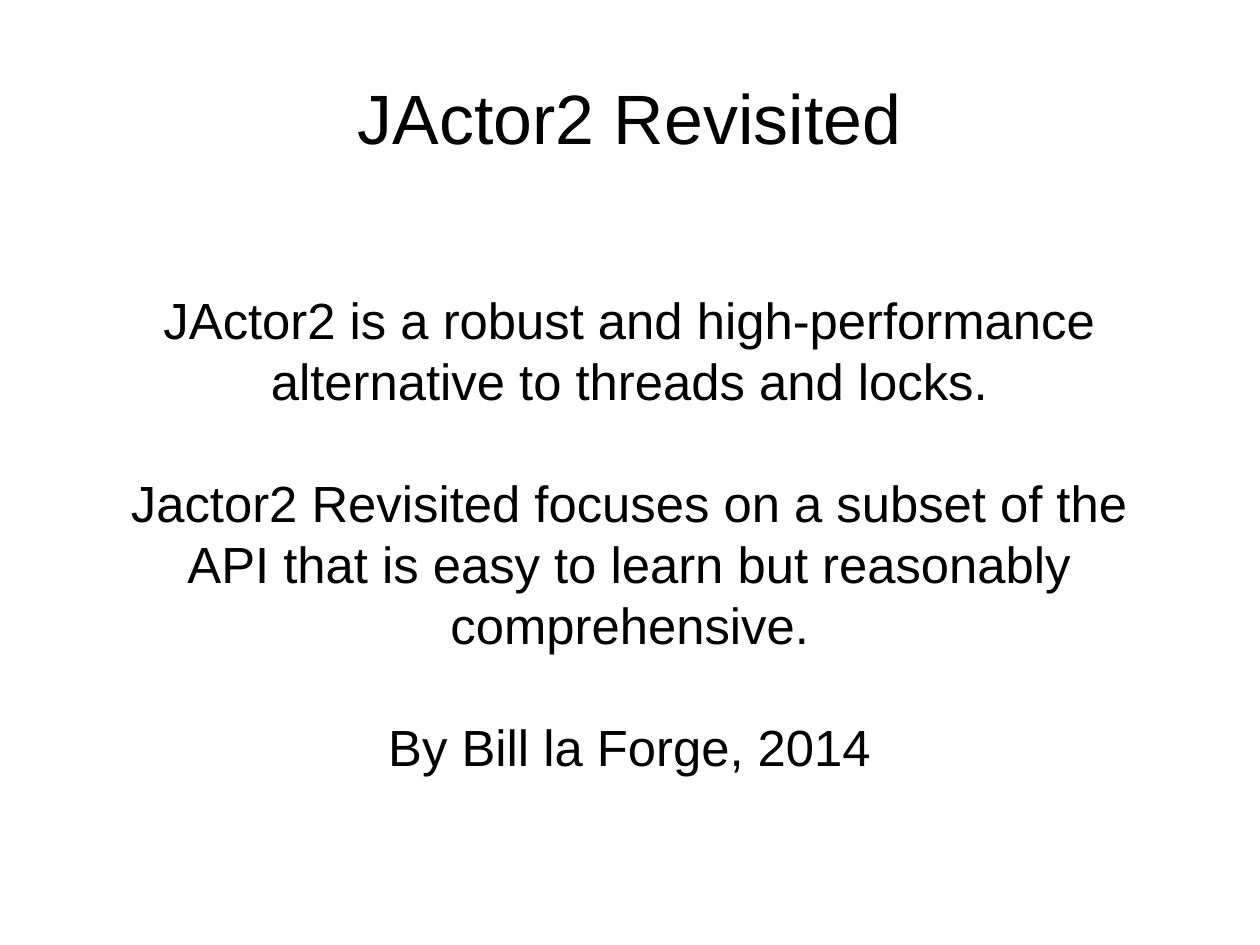
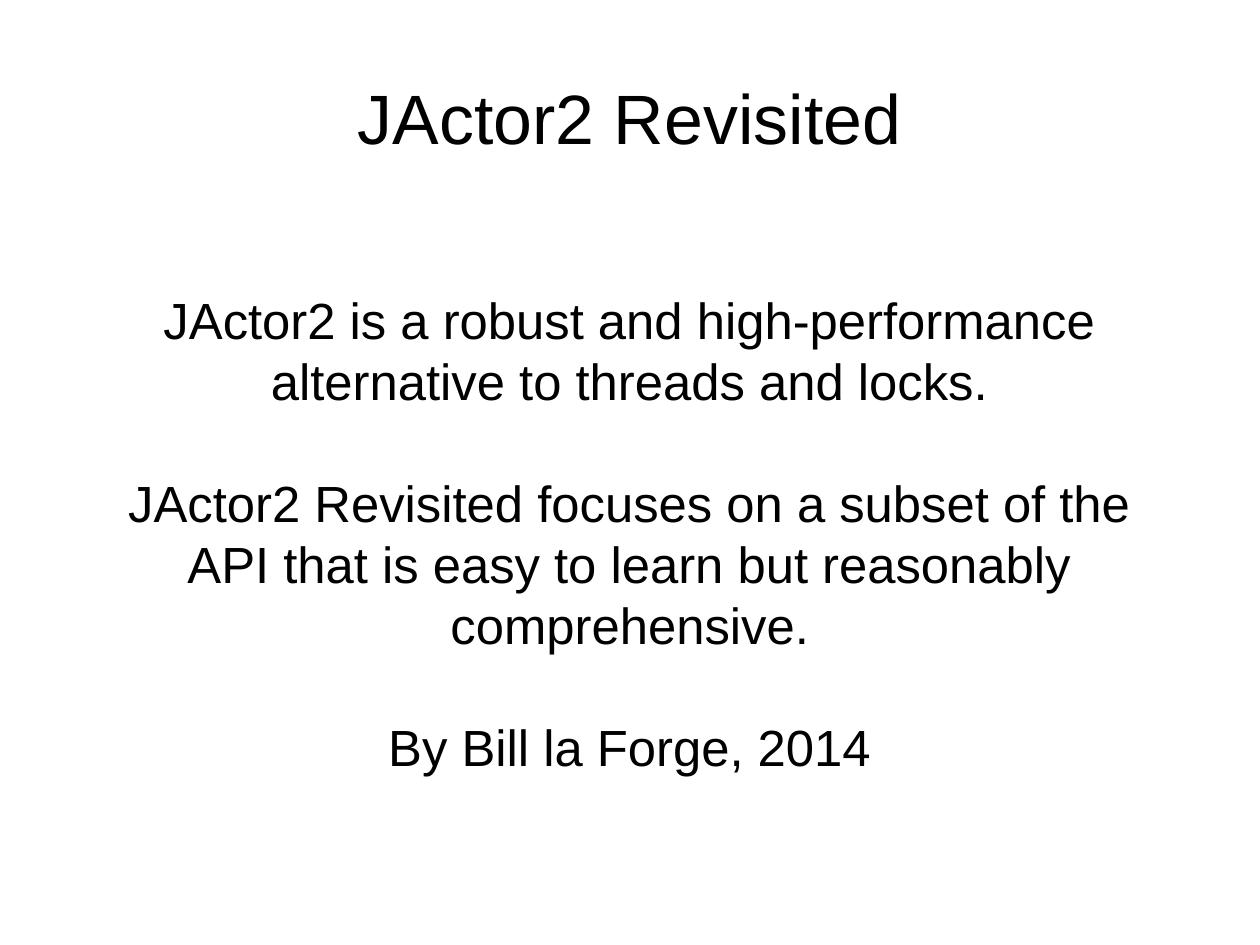
Before and after one commit to laforge49/JActor2, a slide deck: slide 1 of docs/JActor2Revisited.odp. Drawn at 1260x945 pixels with LibreOffice and Linux fonts; fonts in the diff are those of the drawing. Boxes give left, top, right and bottom in pixels: in the first picture for what was removed or moved away, otherwise in the second. Text is boxed around its words. In the diff, an @@ line names an element or a change of style, - is before the commit and + after.

```diff
--- a/docs/JActor2Revisited.odp
+++ b/docs/JActor2Revisited.odp
@@ subtitle at bbox=[128, 485, 1130, 523]: text changed @@
-Jactor2 Revisited focuses on a subset of the
+JActor2 Revisited focuses on a subset of the
```
Also in this commit, not shown: 7 other slides changed, 1 slide added, 2 slides removed, 1 other file.
